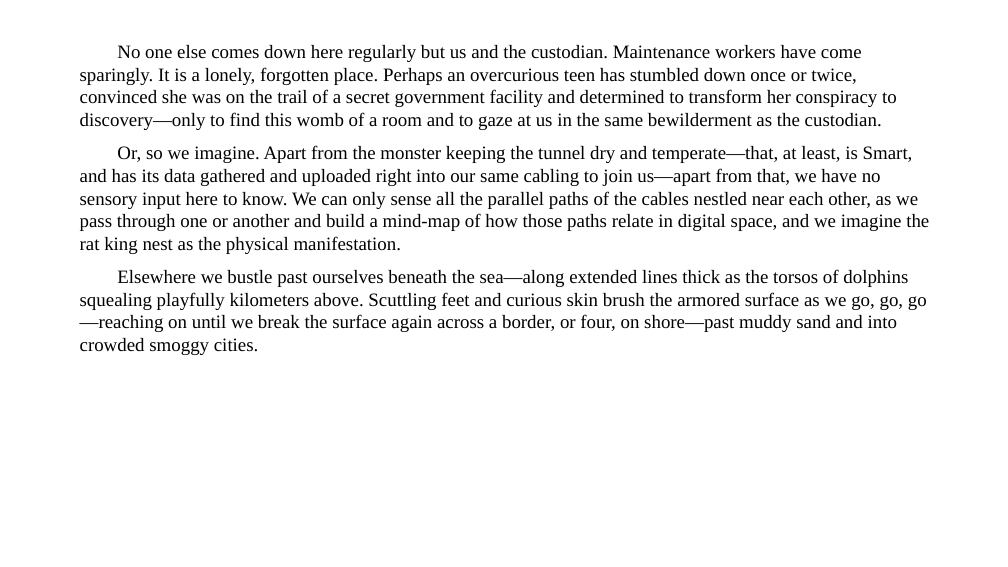
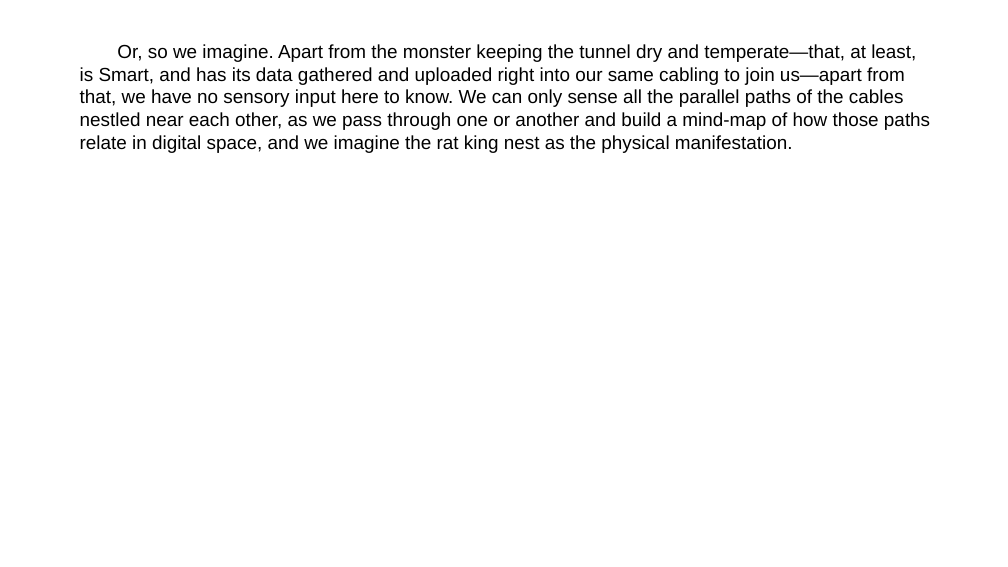
Before and after one commit to talosgl/manuscript2slides, a slide deck: slide 6 of src/manuscript2slides/resources/sample_slides_output.pptx (slide 3 before the commit). Drawn at 1008x567 pixels with LibreOffice and Linux fonts; fonts in the diff are those of the drawing. Boxes give left, top, right and bottom in pixels: in the first picture for what was removed or moved away, otherwise in the second. Text is boxed around its words. In the diff, an @@ line names an element or a change of style, - is before the commit and + after.

```diff
--- a/src/manuscript2slides/resources/sample_slides_output.pptx
+++ b/src/manuscript2slides/resources/sample_slides_output.pptx
@@ text "Or, so we imagine. Apart ..." at (80,44,930,153): font Times New Roman to Arial @@
@@ text at (80,45,897,130): paragraph removed @@
-No one else comes down here regularly but us and the custodian. Maintenance workers have come sparingly. It is a lonely, forgotten place. Perhaps an overcurious teen has stumbled down once or twice, convinced she was on the trail of a secret government facility and determined to transform her conspiracy to discovery—only to find this womb of a room and to gaze at us in the same bewilderment as the custodian.
@@ text at (80,269,927,355): paragraph removed @@
-Elsewhere we bustle past ourselves beneath the sea—along extended lines thick as the torsos of dolphins squealing playfully kilometers above. Scuttling feet and curious skin brush the armored surface as we go, go, go—reaching on until we break the surface again across a border, or four, on shore—past muddy sand and into crowded smoggy cities.
```
Also in this commit, not shown: 22 other slides changed, 56 slides added.
